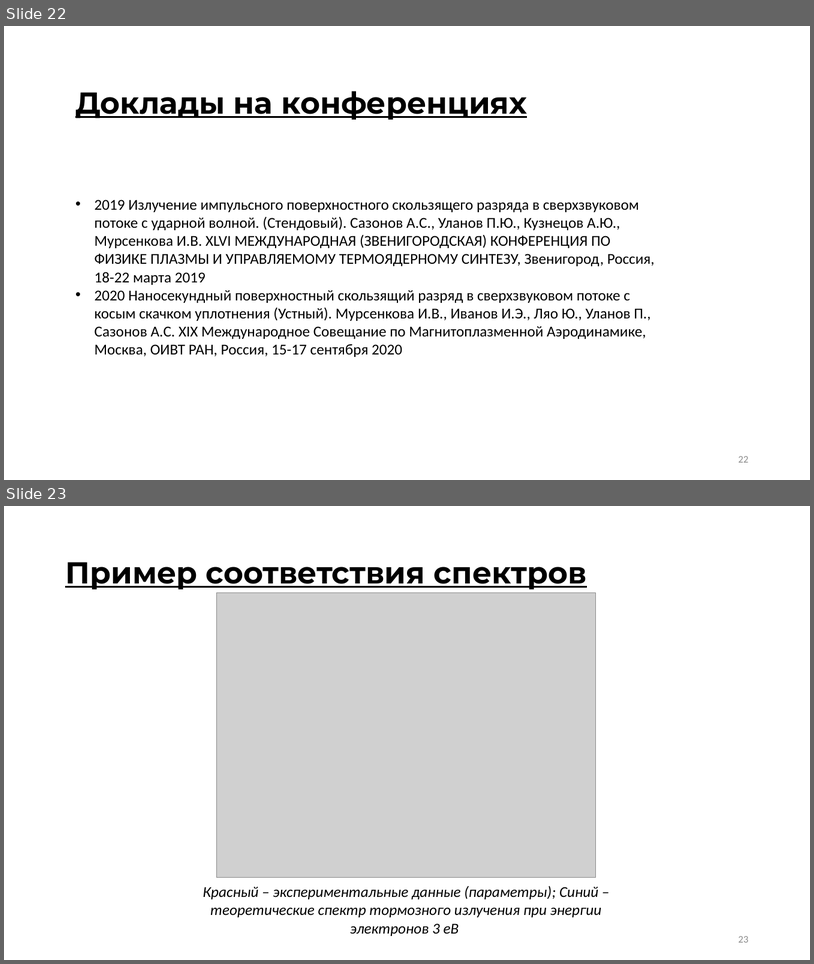
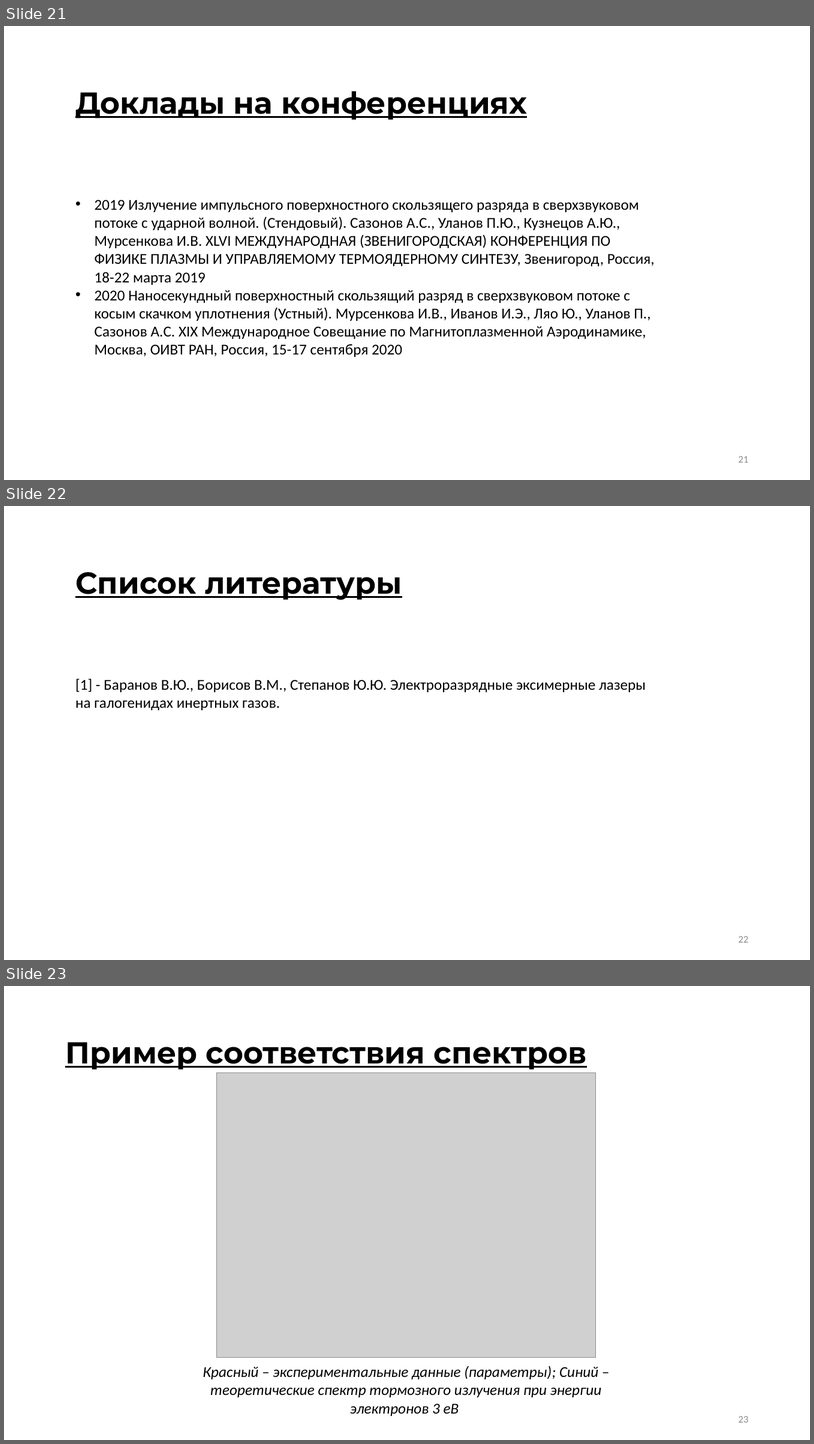
Before and after one commit to ulanich/msu, a slide deck: МАГ.ДИСС/предзащита.pptx. Shown one above the other, each under a label of ours: slides 22 and 23 before the commit, slides 21, 22 and 23 after it. The pictures are 814x964 and 814x1444 pixels, drawn with LibreOffice and Linux fonts; fonts in the diff are those of the drawing; grey boxes stand for pictures. Boxes give left, top, right and bottom in pixels: in the first picture for what was removed or moved away, otherwise in the second. Text is boxed around its words. In the diff, an @@ line names an element or a change of style, - is before the commit and + after.

```diff
--- a/МАГ.ДИСС/предзащита.pptx
+++ b/МАГ.ДИСС/предзащита.pptx
@@ slide 22 added at (4,506,810,960), background #FFFFFF @@
@@ text added at (75,572,402,600), 36 pt, text #000000, bold, underline @@
+Список литературы
@@ text added at (75,678,646,710), 18 pt, text #000000 @@
+[1] - Баранов В.Ю., Борисов В.М., Степанов Ю.Ю. Электроразрядные эксимерные лазеры на галогенидах инертных газов.
@@ page number added at (738,936,749,942), 12 pt, text #8C8C8C @@
+22
@@ what was slide 22 is now slide 21 @@
@@ page number at (738,456,749,462): text changed @@
-22
+21
```
Also in this commit, not shown: 13 slides changed, 1 other slide added, 2 slides removed.
